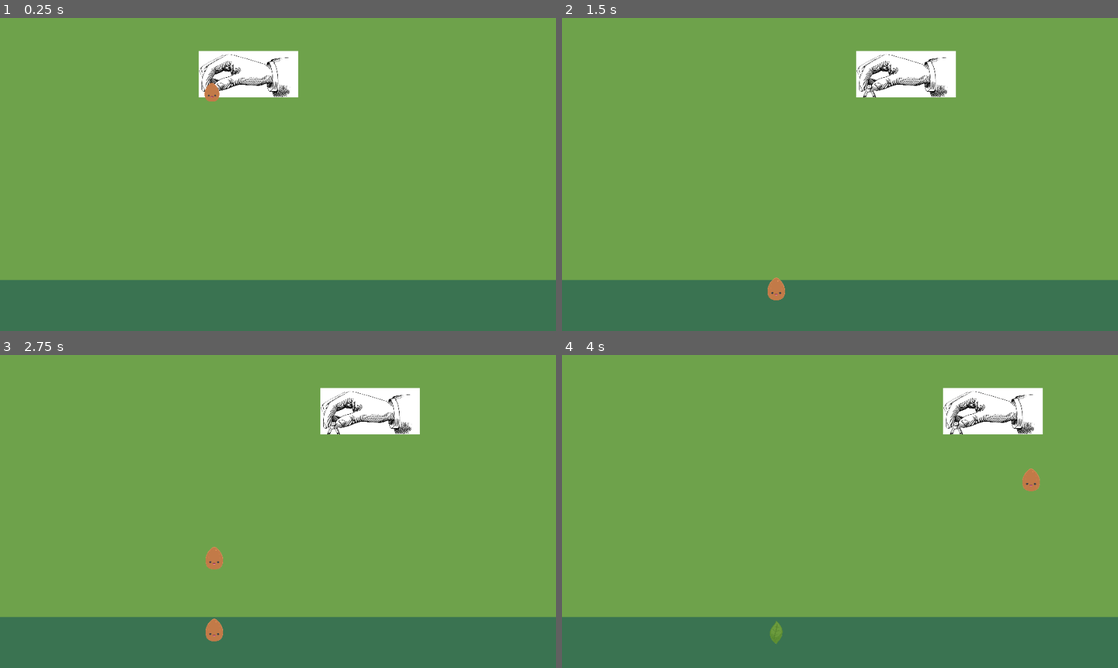
Above: before the commit, frames 1-4 (two rows, left to right).
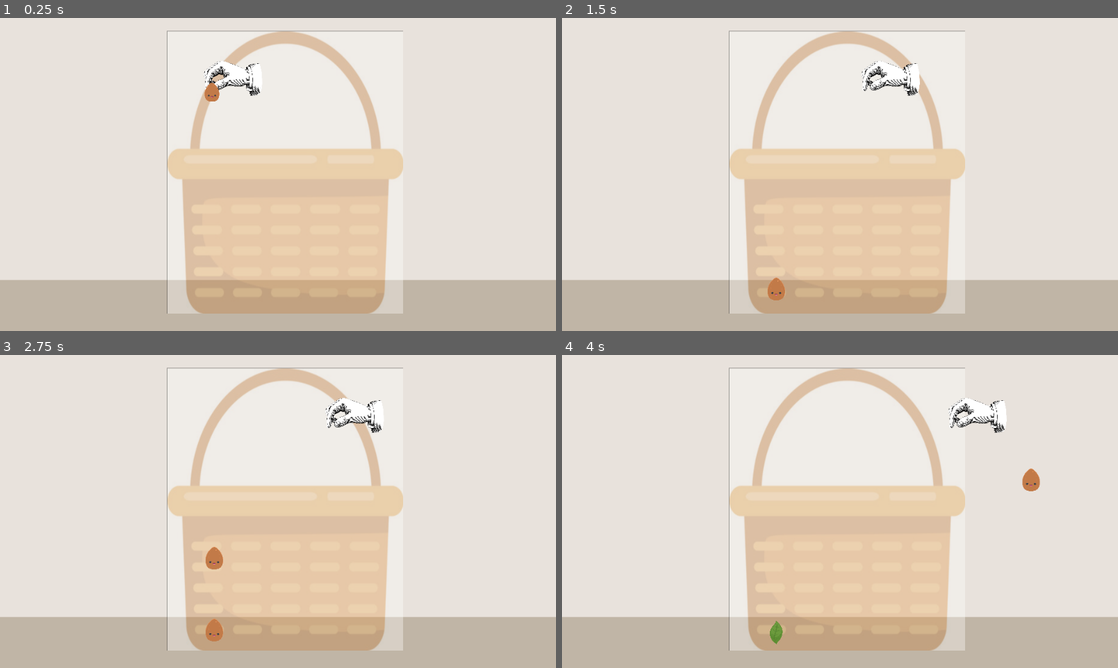
Above: after the commit, the same moments.

Repository: ClebMartin/GMTKGameJam2025
Game: Godot game, scene res://scenes/game.tscn
Same seed, same stepped clock (60 frames per second), same inputs: the game is played once before the commit and once after it.
Inputs (mouse positions are in pixels of both pictures, inside the frame that each line leads up to):
- Up to frame 1 (0.25 s): no input
- Up to frame 2 (1.5 s): tap Enter at 0.5 s; move the mouse to (962, 158) at 0.52 s; hold Right (right) 0.53-1.28 s; hold Space (drop) 0.53-1.28 s; move the mouse to (728, 190) at 1.27 s; hold Left (left) from 1.28 s (still down); tap Space (drop) at 1.35 s
- Up to frame 3 (2.75 s): move the mouse to (333, 442) at 2.02 s; release Left (left) at 2.03 s; hold Right (right) from 2.03 s (still down); hold Space (drop) from 2.03 s (still down)
- Up to frame 4 (4 s): move the mouse to (812, 574) at 2.77 s; release Space (drop) at 2.78 s; tap Space (drop) at 2.85 s; move the mouse to (1006, 558) at 3.52 s; release Right (right) at 3.53 s; hold Left (left) from 3.53 s (still down); hold Space (drop) from 3.53 s (still down)

The runs differ from the first frame. In frame 1, 98% of the frame differs, in the area x 0-100%, y 0-100%; in frame 2, 98%; in frame 3, 98%; in frame 4, 99%.

Commit message:
changed sprites

Diff:
--- a/gmtk-game-jam-2025/scenes/droppables/daisy.tscn
+++ b/gmtk-game-jam-2025/scenes/droppables/daisy.tscn
@@ -12,7 +12,9 @@
 
 [node name="Daisy" type="RigidBody2D"]
 physics_material_override = SubResource("PhysicsMaterial_254dx")
+gravity_scale = 0.5
 max_contacts_reported = 1
+angular_velocity = 3.14159
 script = ExtResource("1_dwdjv")
 
 [node name="Sprite2D" type="Sprite2D" parent="."]
--- a/gmtk-game-jam-2025/scenes/droppables/rose.tscn
+++ b/gmtk-game-jam-2025/scenes/droppables/rose.tscn
@@ -16,8 +16,8 @@
 script = ExtResource("1_62qcp")
 
 [node name="Sprite2D" type="Sprite2D" parent="."]
-position = Vector2(-1, -13)
-scale = Vector2(0.238839, 0.238839)
+position = Vector2(-1.43051e-06, 0.979824)
+scale = Vector2(0.21843, 0.21843)
 texture = ExtResource("2_62qcp")
 
 [node name="CollisionShape2D" type="CollisionShape2D" parent="."]
--- a/gmtk-game-jam-2025/scenes/droppables/sunflower.tscn
+++ b/gmtk-game-jam-2025/scenes/droppables/sunflower.tscn
@@ -17,7 +17,7 @@
 
 [node name="Sprite2D" type="Sprite2D" parent="."]
 position = Vector2(-1, -2.72848e-12)
-scale = Vector2(0.482515, 0.482515)
+scale = Vector2(0.355289, 0.351297)
 texture = ExtResource("1_2mwme")
 
 [node name="CollisionShape2D" type="CollisionShape2D" parent="."]
--- a/gmtk-game-jam-2025/scenes/game.tscn
+++ b/gmtk-game-jam-2025/scenes/game.tscn
@@ -1,22 +1,30 @@
-[gd_scene load_steps=4 format=3 uid="uid://bpbhwm5mdm2e0"]
+[gd_scene load_steps=6 format=3 uid="uid://bpbhwm5mdm2e0"]
 
 [ext_resource type="Script" uid="uid://dg0mexjv5h77a" path="res://scripts/game.gd" id="1_lbhrr"]
+[ext_resource type="Texture2D" uid="uid://clbrep7hsqkjj" path="res://assets/sprites/texturePaper.jpg" id="2_iywne"]
+[ext_resource type="Texture2D" uid="uid://du3h2edfrwmnj" path="res://assets/sprites/basket.png" id="2_lbhrr"]
 [ext_resource type="PackedScene" uid="uid://igw3ym3x2ynf" path="res://scenes/basket.tscn" id="2_yqjtg"]
 [ext_resource type="PackedScene" uid="uid://ckwxsg8n57wix" path="res://scenes/player.tscn" id="3_lnu2h"]
 
 [node name="Main" type="Node2D"]
 script = ExtResource("1_lbhrr")
 
-[node name="Blue" type="ColorRect" parent="."]
+[node name="Paper" type="ColorRect" parent="."]
 offset_right = 960.0
 offset_bottom = 543.0
-color = Color(0.433319, 0.635554, 0.29448, 1)
+color = Color(0.909217, 0.88742, 0.860602, 1)
 
-[node name="Green" type="ColorRect" parent="."]
+[node name="Ink" type="ColorRect" parent="."]
 offset_top = 454.0
 offset_right = 960.0
 offset_bottom = 542.0
-color = Color(0.227451, 0.45098, 0.317647, 1)
+color = Color(0.754425, 0.70996, 0.64893, 1)
+
+[node name="Basket_Sprite" type="Sprite2D" parent="."]
+self_modulate = Color(1, 1, 1, 0.352941)
+position = Vector2(492, 268.25)
+scale = Vector2(0.519084, 0.676593)
+texture = ExtResource("2_lbhrr")
 
 [node name="Basket" parent="." instance=ExtResource("2_yqjtg")]
 position = Vector2(492, 498)
@@ -27,4 +35,12 @@
 [node name="Camera2D" type="Camera2D" parent="."]
 position = Vector2(480, 272)
 
+[node name="TexturePaper" type="Sprite2D" parent="."]
+visible = false
+self_modulate = Color(1, 1, 1, 0.137255)
+position = Vector2(480, 271)
+rotation = 1.5708
+scale = Vector2(0.278245, 0.336446)
+texture = ExtResource("2_iywne")
+
 [connection signal="dropped_droppable" from="Player" to="." method="_on_player_dropped_droppable"]
--- a/gmtk-game-jam-2025/scenes/player.tscn
+++ b/gmtk-game-jam-2025/scenes/player.tscn
@@ -1,7 +1,7 @@
 [gd_scene load_steps=11 format=3 uid="uid://ckwxsg8n57wix"]
 
 [ext_resource type="Script" uid="uid://c1ixd77bw22cn" path="res://scripts/player.gd" id="1_3vyb7"]
-[ext_resource type="Texture2D" uid="uid://cx6hhqr6t3exl" path="res://assets/sprites/hand.jpeg" id="3_qhqgy"]
+[ext_resource type="Texture2D" uid="uid://b8ndxhpasyptd" path="res://assets/sprites/hand.png" id="2_y4r1p"]
 [ext_resource type="Texture2D" uid="uid://dwav2g2fhlsfl" path="res://assets/sprites/seed.png" id="4_qlg0r"]
 [ext_resource type="Texture2D" uid="uid://daapepie3qhbt" path="res://assets/sprites/daisy.png" id="5_fjrip"]
 [ext_resource type="Texture2D" uid="uid://coshgaemn2pao" path="res://assets/sprites/leaf.png" id="5_tuyoq"]
@@ -15,9 +15,9 @@
 script = ExtResource("1_3vyb7")
 
 [node name="Hand" type="Sprite2D" parent="."]
-position = Vector2(64, -24)
-scale = Vector2(0.184549, 0.140625)
-texture = ExtResource("3_qhqgy")
+position = Vector2(36.9303, -17.2822)
+scale = Vector2(0.115698, 0.115698)
+texture = ExtResource("2_y4r1p")
 
 [node name="Seed" type="Sprite2D" parent="."]
 visible = false
Binary file added: gmtk-game-jam-2025/assets/sprites/hand.png
Not shown, added: gmtk-game-jam-2025/assets/sprites/hand.png.import
Binary file changed: gmtk-game-jam-2025/assets/sprites/rose.png
Binary file changed: gmtk-game-jam-2025/assets/sprites/sunflower.png
Binary file added: gmtk-game-jam-2025/assets/sprites/texturePaper.jpg
Not shown, added: gmtk-game-jam-2025/assets/sprites/texturePaper.jpg.import
